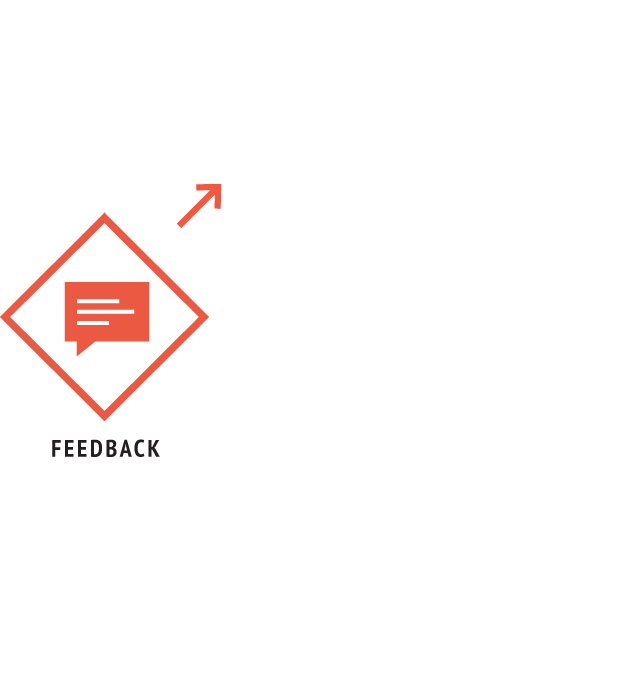
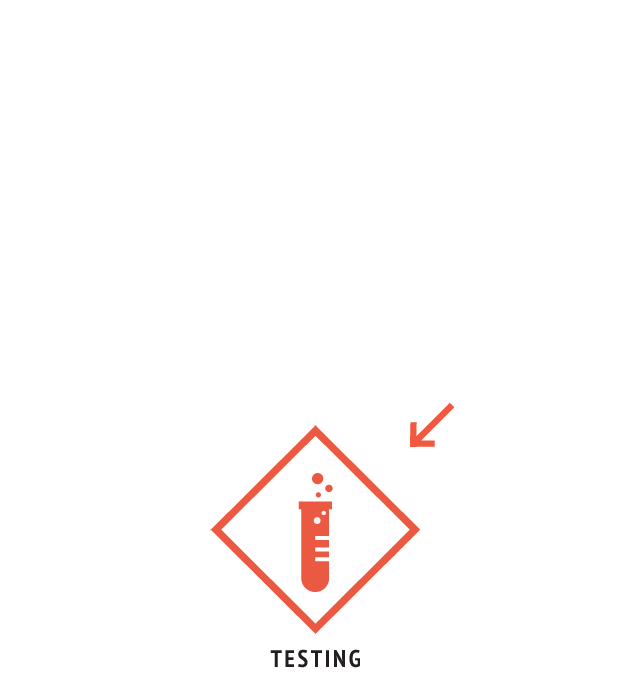
The second 632 x 675 image is a revision of the first. Changes to its layers:
hid "step7", painted on it over [left=0, top=184, right=222, bottom=457]
showed "step5", painted on it over [left=210, top=402, right=455, bottom=668]
